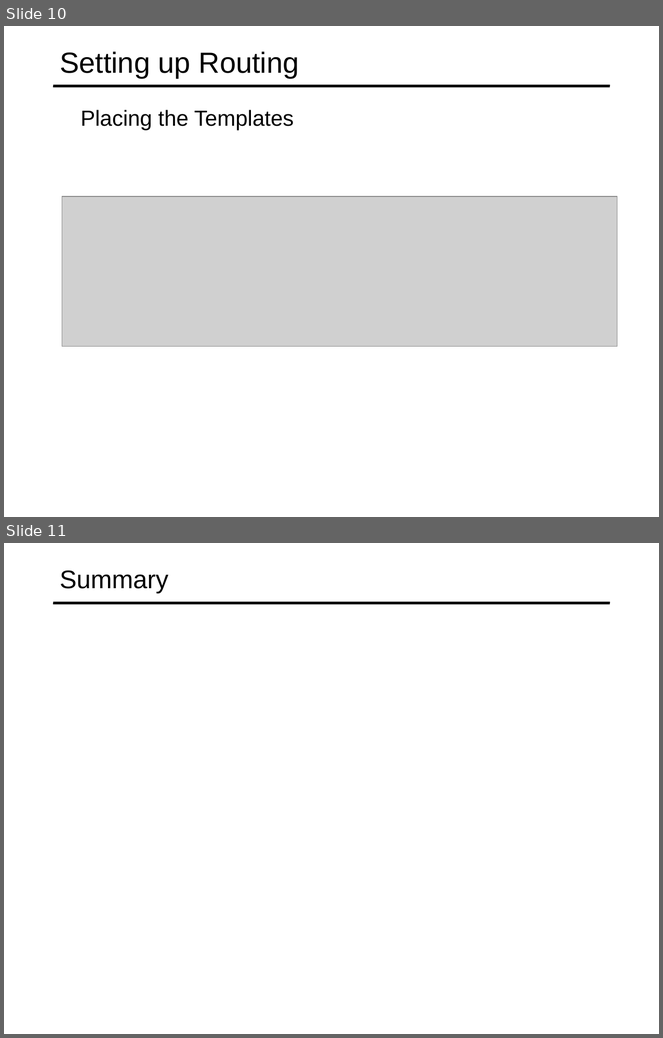
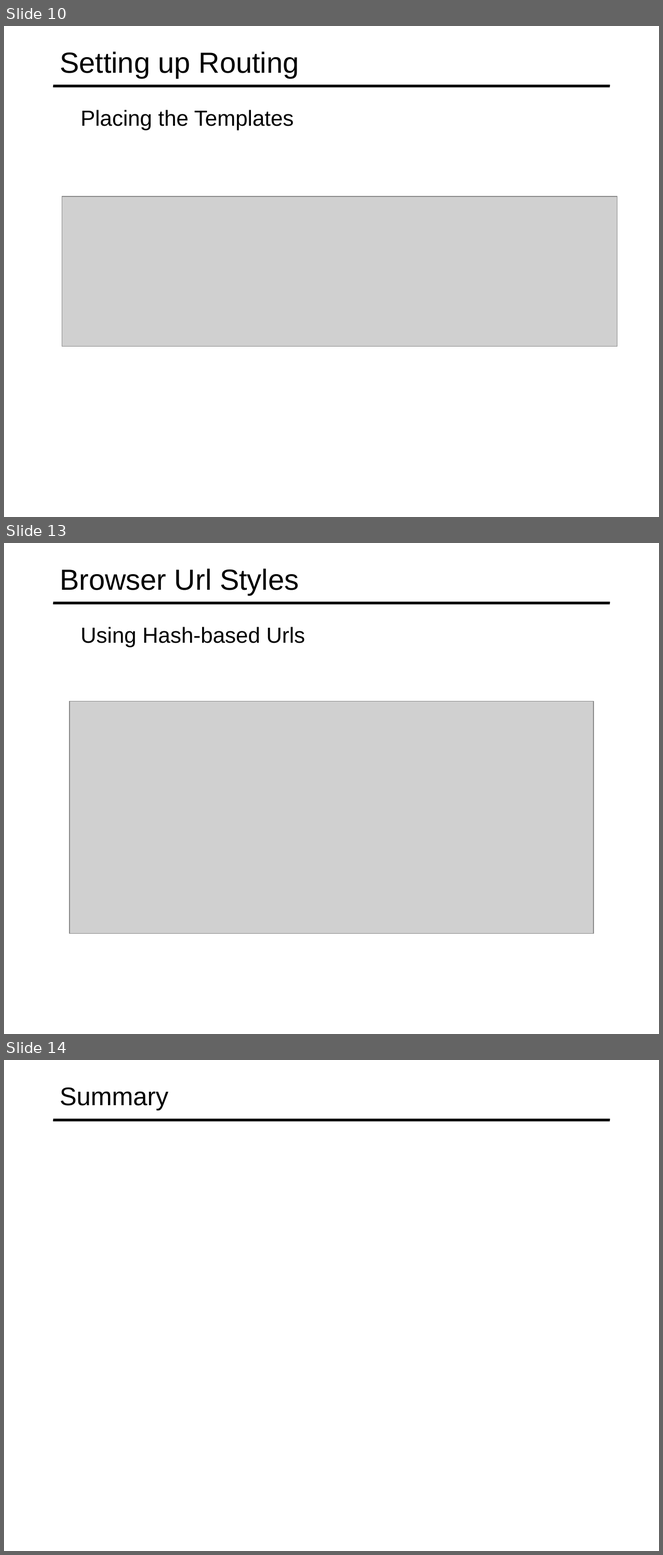
Before and after one commit to specter01wj/Jago_Link_Training, a slide deck: Angular/Angular12/Deep Dive/Angular Routing/1_Routing Basics/L1_Routing Basics.ppt. Shown one above the other, each under a label of ours: slides 10 and 11 before the commit, slides 10, 13 and 14 after it; the slides between them are not shown. The pictures are 663x1038 and 663x1555 pixels, drawn with LibreOffice and Linux fonts; fonts in the diff are those of the drawing; grey boxes stand for pictures. Boxes give left, top, right and bottom in pixels: in the first picture for what was removed or moved away, otherwise in the second. Text is boxed around its words. In the diff, an @@ line names an element or a change of style, - is before the commit and + after.

```diff
--- a/Angular/Angular12/Deep Dive/Angular Routing/1_Routing Basics/L1_Routing Basics.ppt
+++ b/Angular/Angular12/Deep Dive/Angular Routing/1_Routing Basics/L1_Routing Basics.ppt
@@ slide 13 added at box(4, 543, 659, 1034), background #FFFFFF; not listed: 1 template element that a slide beside it also shows @@
@@ title added at box(60, 568, 299, 596), 32 pt, text #000000 @@
+Browser Url Styles
@@ text added at box(80, 627, 306, 648), 24 pt, text #000000 @@
+  Using Hash-based Urls
@@ picture added at box(70, 701, 594, 934) @@
@@ what was slide 11 is now slide 14 @@
```
Also in this commit, not shown: 1 slide changed, 2 other slides added.
